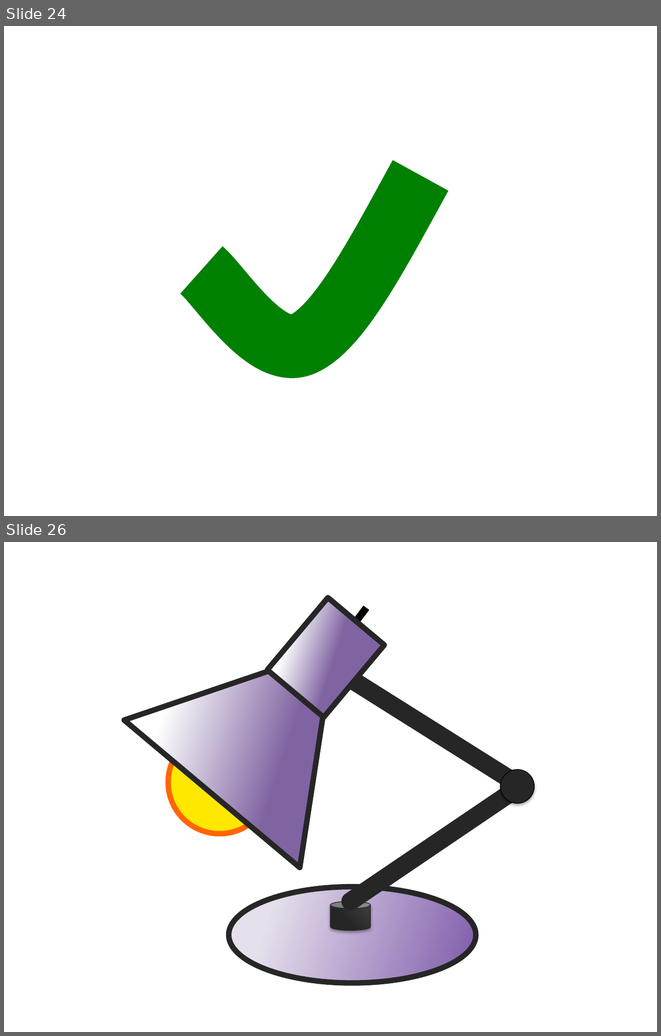
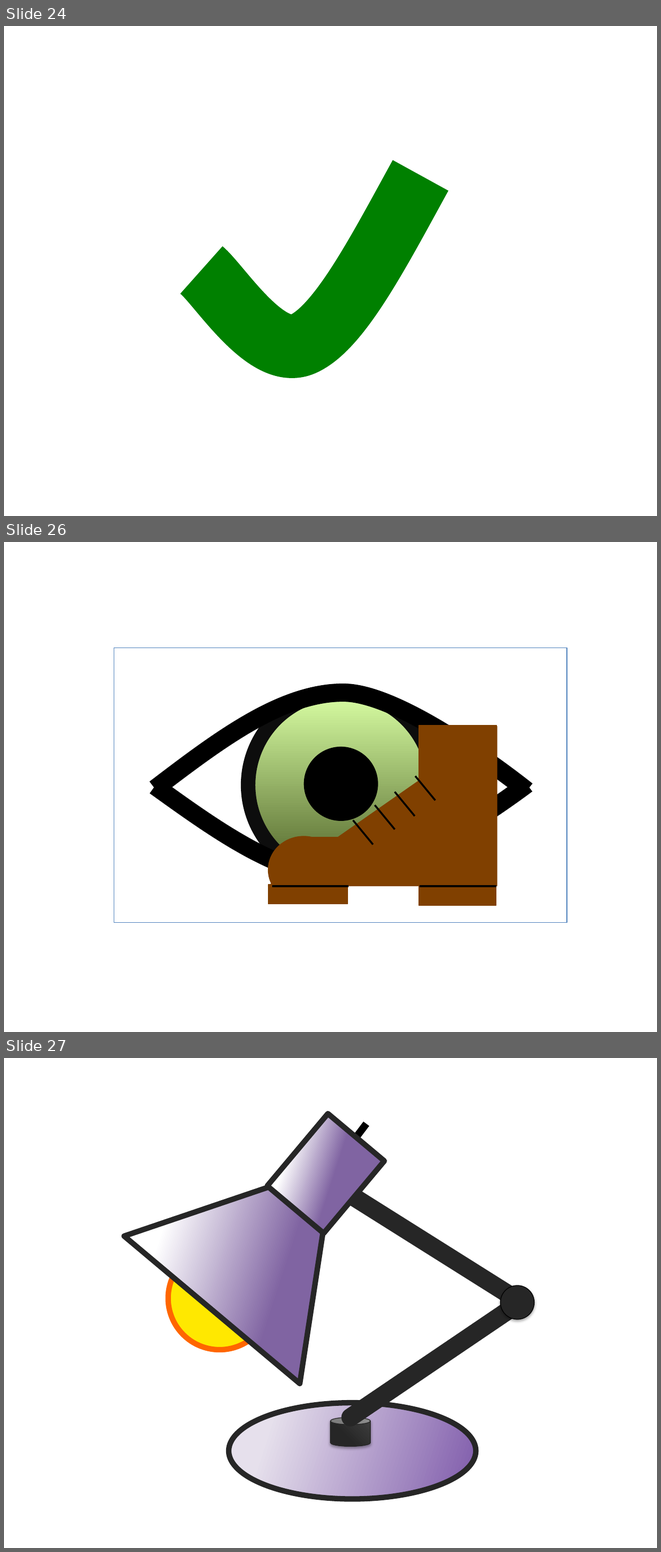
Before and after one commit to nasa/DERT, a slide deck: dert/doc/Icons.pptx. Shown one above the other, each under a label of ours: slides 24 and 26 before the commit, slides 24, 26 and 27 after it; the slides between them are not shown. The pictures are 661x1036 and 661x1552 pixels, drawn with LibreOffice and Linux fonts; fonts in the diff are those of the drawing. Boxes give left, top, right and bottom in pixels: in the first picture for what was removed or moved away, otherwise in the second. Text is boxed around its words. In the diff, an @@ line names an element or a change of style, - is before the commit and + after.

```diff
--- a/dert/doc/Icons.pptx
+++ b/dert/doc/Icons.pptx
@@ slide 26 added at (4,542,657,1032), background #FFFFFF @@
@@ rectangle added at (114,648,567,922), outline #4B7EBC 0.75 pt @@
@@ freeform shape added at (155,693,527,791), outline #000000 20 pt @@
@@ ellipse added at (248,692,434,877), fill gradient #4F6228 to #DAFFA5, outline #0D0D0D 16 pt @@
@@ ellipse added at (305,747,378,821), fill #000000, outline #000000 0.75 pt @@
@@ group added at (268,725,497,905): 6 lines, 4 rectangles, 1 right triangle, 1 ellipse @@
@@ freeform shape added at (155,784,527,877), outline #000000 20 pt @@
@@ what was slide 26 is now slide 27 @@
```
Also in this commit, not shown: 1 slide changed, 1 other file.
